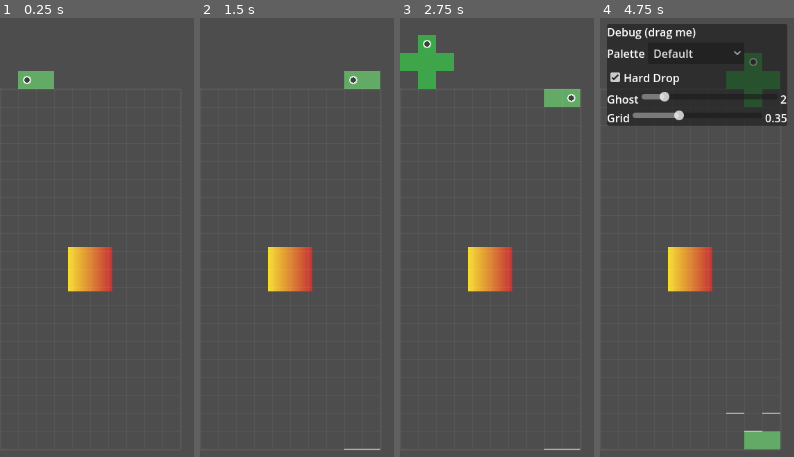
Above: before the commit, frames 1-4 (left to right).
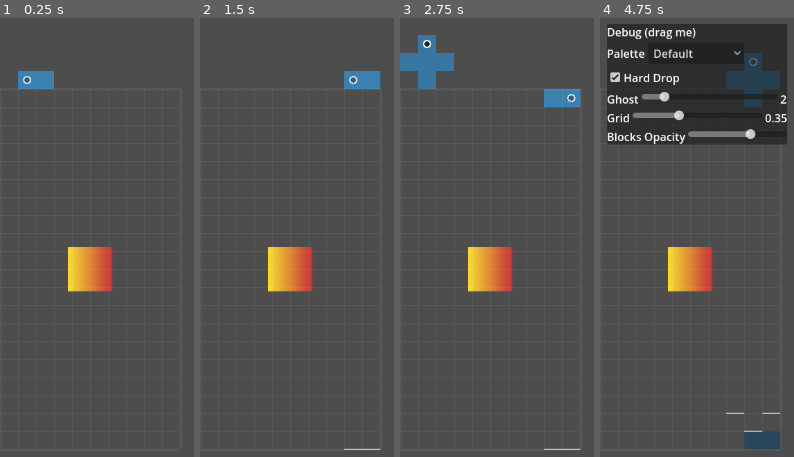
Above: after the commit, the same moments.

Repository: michaellawson96/Polyomino
Game: Godot game, scene res://scenes/Main.tscn
Same seed, same stepped clock (60 frames per second), same inputs: the game is played once before the commit and once after it.
Inputs (mouse positions are in pixels of both pictures, inside the frame that each line leads up to):
- Up to frame 1 (0.25 s): no input
- Up to frame 2 (1.5 s): move the mouse to (outside the picture) at 0.52 s; hold Right (ui_right) 0.53-1.25 s; hold C (flip_h) 0.53-1.25 s; click (outside the picture) at 0.67 s; drag from (outside the picture) to (outside the picture) at 1.27 s
- Up to frame 3 (2.75 s): tap Enter at 2 s; move the mouse to (outside the picture) at 2.02 s; hold Right (ui_right) from 2.03 s (still down); hold V (origin_next) from 2.03 s (still down); click (outside the picture) at 2.17 s
- Up to frame 4 (4.75 s): release Right (ui_right) at 2.75 s; release V (origin_next) at 2.75 s; tap Space (hard_drop) at 2.75 s; drag from (outside the picture) to (759, 176) at 2.77 s; move the mouse to (outside the picture) at 3.52 s; hold Left (ui_left) 3.53-4.25 s; hold X (rotate_cw) 3.53-4.25 s; click (outside the picture) at 3.67 s; tap F1 (toggle_debug_panel) at 4.15 s; drag from (759, 176) to (outside the picture) at 4.27 s

The runs differ from the first frame. In frame 1, 0.8% of the frame differs, in the area x 9-28%, y 12-17%; in frame 2, 0.8%; in frame 3, 2.7%; in frame 4, 6.1%, in the area x 3-97%, y 7-99%.

Commit message:
PTP7 Step 2 – FBS Translucency & Unified Shades

Diff:
--- a/resources/GameConfig.gd
+++ b/resources/GameConfig.gd
@@ -19,3 +19,5 @@
 @export var bgm_volume_db: float = 0.0
 
 @export var palette: String = "Default"
+
+@export var block_opacity: float = 0.65
--- a/resources/default_battle_config.tres
+++ b/resources/default_battle_config.tres
@@ -7,3 +7,6 @@
 resource_name = ""
 script = ExtResource("1")
 notes = "Default battle config (stub)."
+piece_base_color = Color(0.2, 0.65, 0.95, 1)
+shade_min = 0.35
+shade_max = 0.85
--- a/resources/default_game_config.tres
+++ b/resources/default_game_config.tres
@@ -17,3 +17,4 @@
 sfx_volume_db = 0.0
 bgm_volume_db = 0.0
 palette = "Default"
+block_opacity = 0.65
--- a/resources/palettes/Palette.gd
+++ b/resources/palettes/Palette.gd
@@ -19,3 +19,6 @@
 @export var rubble_tint: Color = Color(1,1,1,0.75)
 @export var ghost_tint: Color = Color(1,1,1,0.35)
 @export var grid_line: Color = Color(1,1,1,0.18)
+
+@export var piece_base_color: Color = Color(0.20, 0.65, 0.95, 1.0)
+@export var shade_levels: PackedFloat32Array = PackedFloat32Array([0.30, 0.42, 0.54, 0.66, 0.78, 0.90])
--- a/scenes/BattleScene.tscn
+++ b/scenes/BattleScene.tscn
@@ -4,7 +4,7 @@
 [ext_resource type="PackedScene" uid="uid://bqds5n5mt0si" path="res://scenes/Board.tscn" id="2"]
 [ext_resource type="Script" path="res://scripts/managers/EffectsManager.gd" id="3"]
 [ext_resource type="Script" path="res://scripts/managers/AudioManager.gd" id="4"]
-[ext_resource type="MissingResource" uid="uid://yj7mqbmr7bf" path="res://resources/default_battle_config.tres" id="5"]
+[ext_resource type="Resource" uid="uid://yj7mqbmr7bf" path="res://resources/default_battle_config.tres" id="5"]
 
 [sub_resource type="Gradient" id="G1"]
 colors = PackedColorArray(1, 0.9, 0.2, 1, 0.8, 0.2, 0.2, 1)
@@ -25,7 +25,7 @@
 texture = SubResource("GT1")
 
 [node name="Board" parent="." instance=ExtResource("2")]
-modulate = Color(1, 1, 1, 0.85)
+modulate = Color(1, 1, 1, 1)
 
 [node name="UIRoot" type="CanvasLayer" parent="."]
 layer = 100
--- a/scripts/Block.gd
+++ b/scripts/Block.gd
@@ -15,6 +15,27 @@
 var shape_key: String = ""
 var base_color: Color = Color.WHITE
 
+func _ready() -> void:
+	if typeof(Settings) != TYPE_NIL:
+		Settings.connect("changed", Callable(self, "_on_settings_changed"))
+	apply_opacity_from_settings()
+
+func _on_settings_changed(key: String, _value: Variant) -> void:
+	if key == "block_opacity":
+		apply_opacity_from_settings()
+
+func apply_opacity_from_settings() -> void:
+	var a: float = 1.0
+	if typeof(Settings) != TYPE_NIL and Settings.get_cfg() != null:
+		a = clamp(Settings.get_cfg().block_opacity, 0.0, 1.0)
+	if has_node("ColorRect"):
+		var cur: Color = $ColorRect.color
+		cur.a = a
+		$ColorRect.color = cur
+	elif self is CanvasItem:
+		var cur: Color = (self as CanvasItem).modulate
+		cur.a = a
+		(self as CanvasItem).modulate = cur
 
 func set_visual(cell_size: int, color: Color) -> void:
 	_cell_size = cell_size
@@ -95,9 +116,19 @@
 	shape_key = key
 
 func apply_palette_color(color: Color) -> void:
-	base_color = color
-	if color_rect != null and not rubble:
-		color_rect.color = color
+	var base: Color = color
+	if typeof(Palette) != TYPE_NIL:
+		base = Palette.color_for_shape_key(String(shape_key))
+	var a: float = 1.0
+	if typeof(Settings) != TYPE_NIL and Settings.get_cfg() != null:
+		a = clamp(Settings.get_cfg().block_opacity, 0.0, 1.0)
+	var c: Color = base
+	c.a = a
+	if has_node("ColorRect"):
+		$ColorRect.color = c
+	elif self is CanvasItem:
+		(self as CanvasItem).modulate = c
+
 
 func apply_rubble_opacity(a: float) -> void:
 	if not rubble:
--- a/scripts/Board.gd
+++ b/scripts/Board.gd
@@ -86,6 +86,7 @@
 var rubble_jitter_px: int = 1
 var rubble_opacity: float = 0.75
 var _hard_drop_allowed: bool = true
+var _queue_node: Node = null
 
 
 func _ready():
@@ -108,11 +109,29 @@
 			Settings.connect("reloaded", Callable(self, "_on_settings_reloaded"))
 			Settings.connect("changed", Callable(self, "_on_settings_changed"))
 			_on_settings_reloaded(Settings.get_cfg())
-		if typeof(Palette) != TYPE_NIL:
-			Palette.connect("palette_changed", Callable(self, "_on_palette_changed"))
-			_on_palette_changed(Palette.current())
-
-
+		call_deferred("_reapply_block_opacity_all")
+	_setup_queue_palette_hooks()
+
+
+
+func _reapply_block_opacity_all() -> void:
+	for cell in _occupied.keys():
+		var b: Block = _occupied.get(cell) as Block
+		if b != null and is_instance_valid(b) and b.has_method("apply_opacity_from_settings"):
+			b.apply_opacity_from_settings()
+	var p: Node = _get_active_polyomino()
+	if p != null:
+		if p.has_method("reapply_block_opacity_from_settings"):
+			p.reapply_block_opacity_from_settings()
+		else:
+			var a: float = 1.0
+			if typeof(Settings) != TYPE_NIL and Settings.get_cfg() != null:
+				a = clamp(Settings.get_cfg().block_opacity, 0.0, 1.0)
+			for c in p.get_children():
+				if c is CanvasItem:
+					var m: Color = (c as CanvasItem).modulate
+					m.a = a
+					(c as CanvasItem).modulate = m
 
 func _process(delta: float) -> void:
 	if _state == GameState.PRECONTROL_AUTOSLIDE:
@@ -837,23 +856,35 @@
 		return
 	if _precreated_next_id == "":
 		return
-	var s: Dictionary = POLY_DATA.get_shape_with_color(_precreated_next_id)
-	if s.is_empty():
-		return
-	var blocks: Array[Vector2] = POLY_DATA.get_blocks(_precreated_next_id)
-	var color: Color = s["color"]
-	var min_x := 999999
-	var max_y := -999999
+
+	var next_id: String = _precreated_next_id
+	var blocks := POLY_DATA.get_blocks(next_id)
+	if blocks.is_empty():
+		return
+
+	var min_x: int = 2147483647
+	var max_y: int = -2147483647
 	for off in blocks:
 		min_x = min(min_x, int(off.x))
 		max_y = max(max_y, int(off.y))
-	var start_x := -min_x
-	var start_y := -max_y - 1
+	var start_x: int = -min_x
+	var start_y: int = -max_y - 1
+
+	var color: Color = Color.WHITE
+	if typeof(Palette) != TYPE_NIL:
+		color = Palette.color_for_shape_key(next_id)
+	else:
+		var h: float = float(abs(int(hash(next_id))) % 360) / 360.0
+		color = Color.from_hsv(h, 0.7, 0.9, 1.0)
+
 	var poly: Polyomino = polyomino_scene.instantiate()
 	queued_container.add_child(poly)
+	poly.shape_key = next_id
+	poly.block_color = color
 	poly.initialize(cell_size, Vector2(start_x, start_y), blocks, color)
 	poly.show_origin = true
 	poly._update_origin_marker()
+
 	_queued_piece = poly
 	_queued_conveyor_accum_ms = 0
 	_queued_fully_on_grid_once = false
@@ -981,27 +1012,27 @@
 		return
 	var by_row: Dictionary = {}
 	for d in spans:
-		var y: int = d["y"]
-		if not by_row.has(y):
-			by_row[y] = []
-		(by_row[y] as Array).append(d)
+		var row_y: int = d["y"]
+		if not by_row.has(row_y):
+			by_row[row_y] = []
+		(by_row[row_y] as Array).append(d)
 	var ys: Array[int] = int_dict_keys(by_row)
 	ys.sort()
 	ys.reverse()
-	var y: int = ys[0]
-	var row_spans: Array = by_row[y]
+	var top_y: int = ys[0]
+	var row_spans: Array = by_row[top_y]
 	row_spans.sort_custom(Callable(self, "_cmp_span_x0"))
 	var cut_ids_row: Array[int] = []
 	var cleared_row := {}
 	for seg in row_spans:
 		var x0: int = seg["x0"]
 		var x1: int = seg["x1"]
-		var cut_ids_this := await _clear_span_animate(y, x0, x1, cleared_row)
+		var cut_ids_this := await _clear_span_animate(top_y, x0, x1, cleared_row)
 		for id in cut_ids_this:
 			cut_ids_row.append(id)
-	emit_signal("rows_cleared", y, row_spans.size())
+	emit_signal("rows_cleared", top_y, row_spans.size())
 	_convert_survivors_to_rubble(cut_ids_row)
-	_masked_collapse_after_clear_one_row(cleared_row, y, row_spans)
+	_masked_collapse_after_clear_one_row(cleared_row, top_y, row_spans)
 
 func int_dict_keys(d:Dictionary) -> Array[int]:
 	var out:Array[int]=[]
@@ -1063,26 +1094,9 @@
 	rubble_opacity = cfg.rubble_opacity
 	_hard_drop_allowed = cfg.hard_drop_enabled
 
-func _on_settings_changed(key: String, _value) -> void:
-	# For now just pull the whole cfg each time (cheap, keeps code compact)
-	var cfg := Settings.get_cfg()
-	if cfg == null: return
-	_on_settings_reloaded(cfg)
-
-func _on_palette_changed(p: PaletteData) -> void:
-	if p == null:
-		return
-	for cell in _occupied.keys():
-		var b: Block = _occupied[cell]
-		if b == null or not is_instance_valid(b):
-			continue
-		var col: Color = (Palette.color_for_shape_key(b.shape_key) if b.shape_key != "" else b.base_color)
-		b.apply_palette_color(col)
-		if b.rubble:
-			b.apply_rubble_opacity(p.rubble_tint.a)
-	var act := _get_active_polyomino()
-	if act != null and act.shape_key != "":
-		act.block_color = Palette.color_for_shape_key(act.shape_key)
+func _on_settings_changed(key: String, _value: Variant) -> void:
+	if key == "block_opacity":
+		_reapply_block_opacity_all()
 
 func _apply_preview_shape_and_color(next_id: String) -> void:
 	if _queued_piece == null or not is_instance_valid(_queued_piece):
@@ -1090,3 +1104,51 @@
 	_queued_piece.shape_key = next_id
 	if typeof(Palette) != TYPE_NIL:
 		_queued_piece.block_color = Palette.color_for_shape_key(next_id)
+
+func _setup_queue_palette_hooks() -> void:
+	_queue_node = _find_queue_node()
+	if _queue_node != null:
+		_queue_node.connect("child_entered_tree", Callable(self, "_on_queue_child_entered_tree"))
+		call_deferred("_recolor_queue_children")
+
+func _find_queue_node() -> Node:
+	var names: Array[String] = ["QueueContainer","QueueRoot","NextContainer","PreviewRoot","Queue"]
+	for n in names:
+		var node: Node = get_node_or_null(n)
+		if node != null:
+			return node
+	return null
+
+func _on_queue_child_entered_tree(child: Node) -> void:
+	_apply_queue_palette(child)
+
+func _recolor_queue_children() -> void:
+	if _queue_node == null:
+		return
+	for c in _queue_node.get_children():
+		_apply_queue_palette(c)
+
+func _apply_queue_palette(n: Node) -> void:
+	var key: String = ""
+	if n.has_method("get_shape_key"):
+		key = String(n.get_shape_key())
+	elif n.has_variable("shape_key"):
+		key = String(n.get("shape_key"))
+	if key == "":
+		return
+	var col: Color = Color.WHITE
+	if typeof(Palette) != TYPE_NIL:
+		col = Palette.color_for_shape_key(key)
+	if n.has_method("set_block_color"):
+		n.set_block_color(col)
+	if n.has_method("apply_palette_color"):
+		n.apply_palette_color(col)
+	for c in n.get_children():
+		if c.has_method("apply_palette_color"):
+			c.apply_palette_color(col)
+		elif c is CanvasItem:
+			var m: Color = (c as CanvasItem).modulate
+			m.r = col.r
+			m.g = col.g
+			m.b = col.b
+			(c as CanvasItem).modulate = m
--- a/scripts/Polyomino.gd
+++ b/scripts/Polyomino.gd
@@ -145,3 +145,16 @@
 
 func get_shape_key() -> String:
 	return shape_key
+
+func _enter_tree() -> void:
+	reapply_block_opacity_from_settings()
+
+func reapply_block_opacity_from_settings() -> void:
+	var a: float = 1.0
+	if typeof(Settings) != TYPE_NIL and Settings.get_cfg() != null:
+		a = clamp(Settings.get_cfg().block_opacity, 0.0, 1.0)
+	for c in get_children():
+		if c is CanvasItem:
+			var m: Color = (c as CanvasItem).modulate
+			m.a = a
+			(c as CanvasItem).modulate = m
--- a/scripts/PolyominoData.gd
+++ b/scripts/PolyominoData.gd
@@ -61,3 +61,11 @@
 	for i in raw.size():
 		out[i] = raw[i] as Vector2
 	return out
+
+func color_for_shape_key(key: String) -> Color:
+	if typeof(Palette) != TYPE_NIL:
+		return Palette.color_for_shape_key(key)
+	return Color.from_hsv(float((abs(int(hash(key))) % 360)) / 360.0, 0.7, 0.9, 1.0)
+
+func get_color_for_shape_key(key: String) -> Color:
+	return color_for_shape_key(key)
--- a/scripts/battle/BattleConfig.gd
+++ b/scripts/battle/BattleConfig.gd
@@ -1,5 +1,7 @@
 extends Resource
-
 class_name BattleConfig
 
 @export var notes: String = "Stub config for future battle parameters."
+@export var piece_base_color: Color = Color(0.20, 0.65, 0.95, 1.0)
+@export var shade_min: float = 0.35
+@export var shade_max: float = 0.85
--- a/scripts/battle/BattleScene.gd
+++ b/scripts/battle/BattleScene.gd
@@ -18,7 +18,8 @@
 	if _audio != null and _audio.has_method("attach_board"):
 		_audio.attach_board(_board)
 	_setup_board_via_mask()
-	_position_enemy_placeholder()
+	_apply_battle_palette_overrides()
+	call_deferred("_position_enemy_placeholder")
 
 func _setup_board_via_mask() -> void:
 	if _board == null:
@@ -27,18 +28,58 @@
 	for d in POLY_DATA.get_all():
 		ids.append(String(d["id"]))
 	var cell_size: int = 26
-	var padding_cells := _compute_top_padding_cells()
-	_board.position = Vector2(0, padding_cells * cell_size)
+	var padding_cells: int = _compute_top_padding_cells()
+	_board.position = Vector2(0, float(padding_cells * cell_size))
 	var ok: bool = _board.setup_with_mask("res://masks/10x20.png", cell_size, ids, 0)
 	if not ok:
 		push_error("Board setup_with_mask failed")
 
 func _compute_top_padding_cells() -> int:
-	var max_y := 0
+	var max_y: int = 0
 	for s in POLY_DATA.get_all():
 		for off in s["blocks"]:
 			max_y = max(max_y, int(off.y))
 	return max_y + 1
+
+func _apply_battle_palette_overrides() -> void:
+	if _board == null:
+		return
+	var ids: Array[String] = []
+	if _board.has_method("get_bag_ids"):
+		var v: Variant = _board.call("get_bag_ids")
+		if v is Array:
+			for x in v:
+				ids.append(String(x))
+	if ids.is_empty():
+		for d in POLY_DATA.get_all():
+			ids.append(String(d["id"]))
+	var min_v: float = 0.35
+	var max_v: float = 0.85
+	if battle_config != null:
+		min_v = clamp(battle_config.shade_min, 0.0, 1.0)
+		max_v = clamp(battle_config.shade_max, 0.0, 1.0)
+	if max_v < min_v:
+		var t: float = min_v
+		min_v = max_v
+		max_v = t
+	var count: int = max(1, ids.size())
+	var levels: Array[float] = _equidistant_shades(min_v, max_v, count)
+	if battle_config != null:
+		Palette.set_runtime_piece_base_color(battle_config.piece_base_color)
+	else:
+		Palette.set_runtime_piece_base_color(Color(0.20, 0.65, 0.95, 1.0))
+	Palette.set_runtime_shades(levels)
+	Palette.set_runtime_shade_index_map(ids)
+
+func _equidistant_shades(min_v: float, max_v: float, n: int) -> Array[float]:
+	var out: Array[float] = []
+	if n <= 1:
+		out.append(clamp((min_v + max_v) * 0.5, 0.0, 1.0))
+		return out
+	var step: float = (max_v - min_v) / float(n - 1)
+	for i in range(n):
+		out.append(clamp(min_v + step * float(i), 0.0, 1.0))
+	return out
 
 func _position_enemy_placeholder() -> void:
 	var layer := $EnemyLayer as Node2D
@@ -54,6 +95,7 @@
 	var rows: int = 20
 	if "board_height" in _board:
 		rows = int(_board.board_height)
+
 	var minx: int = cols
 	var maxx: int = -1
 	var miny: int = rows
@@ -72,7 +114,13 @@
 		miny = 0
 		maxx = cols - 1
 		maxy = rows - 1
-	var cx: float = (float(minx + maxx + 1) * 0.5) * cell
-	var cy: float = (float(miny + maxy + 1) * 0.5) * cell
+
+	var cx: float = (float(minx + maxx + 1) * 0.5) * float(cell)
+	var cy: float = (float(miny + maxy + 1) * 0.5) * float(cell)
 	layer.position = _board.position + Vector2(cx, cy)
+	sprite.centered = true
 	sprite.position = Vector2.ZERO
+
+func _exit_tree() -> void:
+	if typeof(Palette) != TYPE_NIL:
+		Palette.clear_runtime_overrides()
--- a/scripts/singletons/PaletteService.gd
+++ b/scripts/singletons/PaletteService.gd
@@ -3,15 +3,43 @@
 
 signal palette_changed(palette: PaletteData)
 
-var _palette: PaletteData
 const _DEFAULT_PATH := "res://resources/palettes/palette_default.tres"
 const _HC_PATH := "res://resources/palettes/palette_high_contrast.tres"
+
+var _palette: PaletteData
+var _rt_piece_base_color_set: bool = false
+var _rt_piece_base_color: Color = Color.WHITE
+var _rt_shade_levels: Array[float] = []
+var _rt_shade_index_for_key: Dictionary = {}
 
 func _ready() -> void:
 	if typeof(Settings) != TYPE_NIL:
 		Settings.connect("reloaded", Callable(self, "_on_settings_reloaded"))
 		Settings.connect("changed", Callable(self, "_on_settings_changed"))
 	_apply_from_settings()
+
+func set_runtime_piece_base_color(c: Color) -> void:
+	_rt_piece_base_color_set = true
+	_rt_piece_base_color = c
+	emit_signal("palette_changed", current())
+
+func set_runtime_shades(levels: Array[float]) -> void:
+	_rt_shade_levels = []
+	for v in levels:
+		_rt_shade_levels.append(clamp(float(v), 0.0, 1.0))
+	emit_signal("palette_changed", current())
+
+func set_runtime_shade_index_map(ids: Array[String]) -> void:
+	_rt_shade_index_for_key.clear()
+	for i in range(ids.size()):
+		_rt_shade_index_for_key[ids[i]] = i
+	emit_signal("palette_changed", current())
+
+func clear_runtime_overrides() -> void:
+	_rt_piece_base_color_set = false
+	_rt_shade_levels.clear()
+	_rt_shade_index_for_key.clear()
+	emit_signal("palette_changed", current())
 
 func _on_settings_reloaded(_cfg) -> void:
 	_apply_from_settings()
@@ -43,9 +71,45 @@
 	return _palette
 
 func color_for_shape_key(key: String) -> Color:
-	if _palette == null or _palette.piece_colors.is_empty():
-		return Color.WHITE
-	var h: int = abs(int(hash(key)))
-	var size: int = _palette.piece_colors.size()
-	var idx: int = h % size
-	return _palette.piece_colors[idx]
+	var base: Color = _piece_base_hue()
+	var levels: Array[float] = _shade_levels()
+	if levels.is_empty():
+		return base
+	var idx: int = 0
+	if _rt_shade_index_for_key.has(key):
+		idx = int(_rt_shade_index_for_key[key]) % levels.size()
+	else:
+		idx = abs(int(hash(key))) % levels.size()
+	var v: float = clamp(levels[idx], 0.0, 1.0)
+	return _color_with_lightness(base, v)
+
+
+func _piece_base_hue() -> Color:
+	if _rt_piece_base_color_set:
+		return _rt_piece_base_color
+	var pal: PaletteData = current()
+	if pal != null:
+		var c_var: Variant = pal.get("piece_base_color")
+		if c_var is Color:
+			var c: Color = c_var
+			return c
+	return Color(0.20, 0.65, 0.95, 1.0)
+
+func _shade_levels() -> Array[float]:
+	if _rt_shade_levels.size() > 0:
+		return _rt_shade_levels
+	var pal: PaletteData = current()
+	if pal != null:
+		var v: Variant = pal.get("shade_levels")
+		if v is PackedFloat32Array:
+			var arr: PackedFloat32Array = v
+			var out: Array[float] = []
+			for i in range(arr.size()):
+				out.append(float(arr[i]))
+			if out.size() > 0:
+				return out
+	return [0.30, 0.42, 0.54, 0.66, 0.78, 0.90]
+
+
+func _color_with_lightness(base: Color, v: float) -> Color:
+	return Color.from_hsv(base.h, base.s, clamp(v, 0.0, 1.0), 1.0)
--- a/scripts/ui/DebugPanel.gd
+++ b/scripts/ui/DebugPanel.gd
@@ -50,6 +50,11 @@
 		Settings.connect("reloaded",Callable(self,"_on_cfg"))
 		Settings.connect("changed",Callable(self,"_on_cfg_kv"))
 		_on_cfg(Settings.get_cfg())
+	_add_blocks_opacity_control_at_bottom()
+
+func _on_blocks_opacity_changed(v: float) -> void:
+	if typeof(Settings) != TYPE_NIL:
+		Settings.set_value("block_opacity", clamp(v, 0.0, 1.0))
 
 func _on_cfg(cfg) -> void:
 	if cfg==null: return
@@ -91,3 +96,42 @@
 	elif event is InputEventMouseMotion and _dragging:
 		var delta: Vector2 = get_viewport().get_mouse_position() - _drag_start
 		global_position = _panel_start + delta
+
+func _find_first_vbox(n: Node) -> VBoxContainer:
+	if n is VBoxContainer:
+		return n as VBoxContainer
+	for c in n.get_children():
+		var r := _find_first_vbox(c)
+		if r != null:
+			return r
+	return null
+
+func _add_blocks_opacity_control_at_bottom() -> void:
+	var host: VBoxContainer = _find_first_vbox(self)
+	if host == null:
+		host = VBoxContainer.new()
+		host.name = "AutoVBox"
+		add_child(host)
+	var box := HBoxContainer.new()
+	box.mouse_filter = Control.MOUSE_FILTER_STOP
+	box.add_to_group("__blocks_opacity_controls__")
+	host.add_child(box)
+	var lbl := Label.new()
+	lbl.text = "Blocks Opacity"
+	box.add_child(lbl)
+	var slider := HSlider.new()
+	slider.min_value = 0.0
+	slider.max_value = 1.0
+	slider.step = 0.01
+	var initial_a: float = 0.65
+	if typeof(Settings) != TYPE_NIL and Settings.get_cfg() != null:
+		initial_a = clamp(Settings.get_cfg().block_opacity, 0.0, 1.0)
+	slider.value = initial_a
+	slider.size_flags_horizontal = Control.SIZE_EXPAND_FILL
+	slider.focus_mode = Control.FOCUS_ALL
+	slider.mouse_filter = Control.MOUSE_FILTER_STOP
+	box.add_child(slider)
+	slider.connect("value_changed", Callable(self, "_on_blocks_opacity_changed"))
+	if self is Control:
+		var cur: Vector2 = (self as Control).custom_minimum_size
+		(self as Control).custom_minimum_size = Vector2(cur.x, cur.y + 56)
